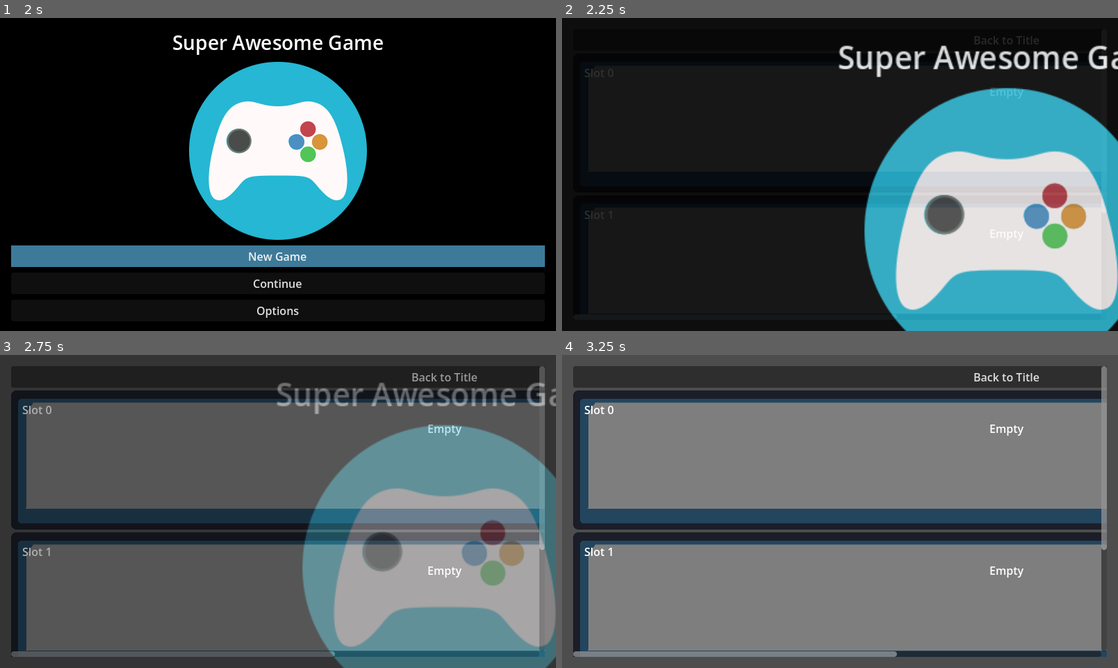
Above: before the commit, frames 1-4 (two rows, left to right).
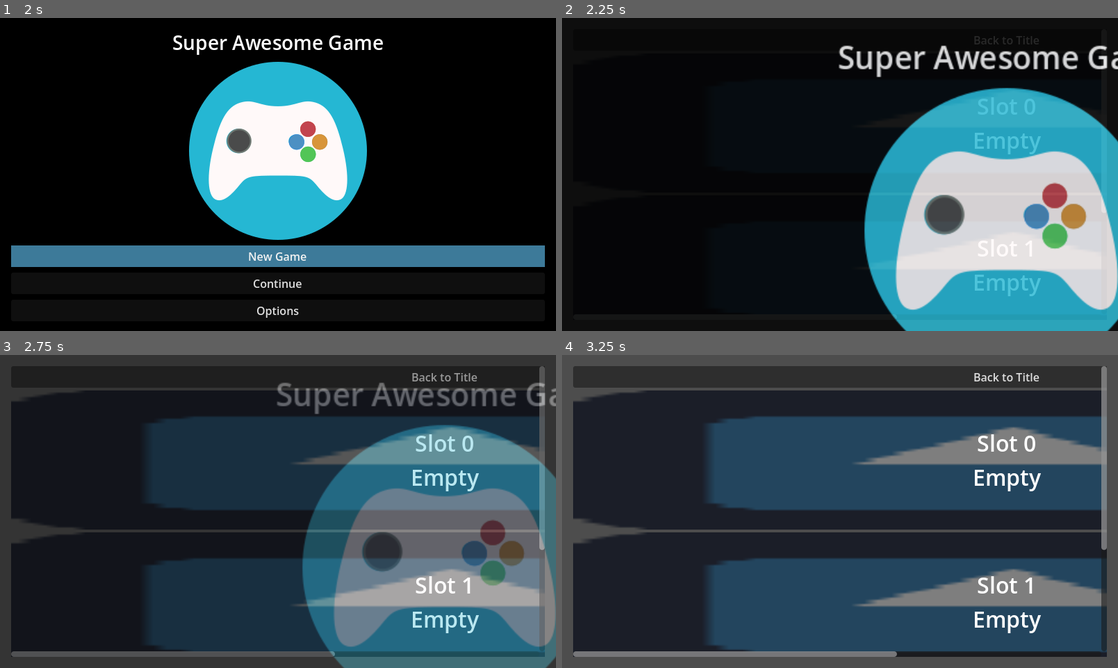
Above: after the commit, the same moments.

Repository: nightblade9/turbo
Game: Godot game, scene res://contexts/pregame/scenes/GameLoaderScene.tscn
Two runs of this game, one before a commit and one after it. Both use one fixed random seed, a clock stepped at 60 frames per second and the inputs below. The engine's default icon, where the game draws it, is replaced by a stand-in: a white triangle on a blue panel in a dark square.
Inputs:
- Up to frame 1 (2 s): click "New Game" at 0.5 s; click "New Game" at 1.25 s
- Up to frame 2 (2.25 s): click "Continue" at 2 s
- Up to frame 3 (2.75 s): no input
- Up to frame 4 (3.25 s): tap Enter at 2.75 s

Frame 1 is identical in both runs. In frame 2, 0.2% of the frame differs, in the area x 4-83%, y 16-71%; in frame 3, 65%; in frame 4, 66%, in the area x 2-98%, y 11-97%.

Commit message:
Save slot: has a load button, visible if data exists.

Diff:
--- a/source/contexts/save/SaveSlot.gd
+++ b/source/contexts/save/SaveSlot.gd
@@ -1,12 +1,13 @@
-extends NinePatchRect
+extends TextureRect
 
 const SaveData = preload("res://contexts/save/SaveData.gd")
 
 const _GAME_TIME_LABEL:String = "%s hour(s), %s minute(s)"
 
-@onready var _slot_label = $MarginContainer/VBoxContainer/SlotLabel
+@onready var _slot_label = $MarginContainer/VBoxContainer/HBoxContainer/SlotLabel
 @onready var _main_label = $MarginContainer/VBoxContainer/CenterContainer/MainLabel
 @onready var _time_label = $MarginContainer/VBoxContainer/TimeLabel
+@onready var _load_button = $MarginContainer/VBoxContainer/HBoxContainer/LoadButton
 
 # Called after _ready
 func initialize(save_slot:String, save_data:SaveData) -> void:
@@ -17,8 +18,9 @@
 		var hours = minutes / 60
 		minutes = minutes % 60
 
-		_time_label.text = _GAME_TIME_LABEL % [hours, minutes] # TODO: hours, minutes from game
+		_time_label.text = _GAME_TIME_LABEL % [hours, minutes]
 		_main_label.text = "Actual save data"
 	else:
 		_main_label.text = "Empty"
 		_time_label.visible = false
+		_load_button.visible = false
--- a/source/contexts/save/SaveSlot.tscn
+++ b/source/contexts/save/SaveSlot.tscn
@@ -1,59 +1,60 @@
-[gd_scene load_steps=4 format=2]
+[gd_scene load_steps=4 format=3 uid="uid://c16n2t1tmp8y6"]
 
-[ext_resource path="res://icon.png" type="Texture2D" id=1]
-[ext_resource path="res://theme/HeadingsFont.tres" type="FontFile" id=2]
-[ext_resource path="res://contexts/save/SaveSlot.gd" type="Script" id=3]
+[ext_resource type="Texture2D" uid="uid://bmm16sxc4md27" path="res://icon.png" id="1"]
+[ext_resource type="FontFile" path="res://theme/HeadingsFont.tres" id="2"]
+[ext_resource type="Script" path="res://contexts/save/SaveSlot.gd" id="3"]
 
-[node name="SaveSlot" type="NinePatchRect"]
-self_modulate = Color( 0.494118, 0.494118, 0.494118, 1 )
+[node name="SaveSlot" type="TextureRect"]
+self_modulate = Color(0.494118, 0.494118, 0.494118, 1)
+custom_minimum_size = Vector2(1248, 200)
+anchors_preset = 15
 anchor_right = 1.0
 anchor_bottom = 1.0
 offset_right = -680.0
 offset_bottom = -470.0
-custom_minimum_size = Vector2( 1248, 200 )
-texture = ExtResource( 1 )
-patch_margin_left = 32
-patch_margin_top = 32
-patch_margin_right = 32
-patch_margin_bottom = 32
-script = ExtResource( 3 )
+texture = ExtResource("1")
+script = ExtResource("3")
 
 [node name="MarginContainer" type="MarginContainer" parent="."]
+layout_mode = 0
 anchor_right = 1.0
 anchor_bottom = 1.0
+theme_override_constants/margin_left = 16
+theme_override_constants/margin_top = 16
 theme_override_constants/margin_right = 16
-theme_override_constants/margin_top = 16
-theme_override_constants/margin_left = 16
 theme_override_constants/margin_bottom = 16
 
 [node name="VBoxContainer" type="VBoxContainer" parent="MarginContainer"]
-offset_left = 16.0
-offset_top = 16.0
-offset_right = 1232.0
-offset_bottom = 234.0
+layout_mode = 2
+alignment = 1
 
-[node name="SlotLabel" type="Label" parent="MarginContainer/VBoxContainer"]
-offset_right = 1216.0
-offset_bottom = 39.0
+[node name="HBoxContainer" type="HBoxContainer" parent="MarginContainer/VBoxContainer"]
+layout_mode = 2
+theme_override_constants/separation = 32
+alignment = 1
+
+[node name="SlotLabel" type="Label" parent="MarginContainer/VBoxContainer/HBoxContainer"]
+layout_mode = 2
+theme_override_font_sizes/font_size = 32
 text = "Slot 0"
-valign = 2
+
+[node name="LoadButton" type="Button" parent="MarginContainer/VBoxContainer/HBoxContainer"]
+unique_name_in_owner = true
+layout_mode = 2
+theme_override_font_sizes/font_size = 32
+text = "Load"
 
 [node name="CenterContainer" type="CenterContainer" parent="MarginContainer/VBoxContainer"]
-offset_top = 43.0
-offset_right = 1216.0
-offset_bottom = 142.0
+layout_mode = 2
 
 [node name="MainLabel" type="Label" parent="MarginContainer/VBoxContainer/CenterContainer"]
-offset_left = 497.0
-offset_right = 718.0
-offset_bottom = 99.0
-theme_override_fonts/font = ExtResource( 2 )
+layout_mode = 2
+theme_override_fonts/font = ExtResource("2")
+theme_override_font_sizes/font_size = 32
 text = "Empty"
-align = 1
 
 [node name="TimeLabel" type="Label" parent="MarginContainer/VBoxContainer"]
-offset_top = 146.0
-offset_right = 1216.0
-offset_bottom = 185.0
+layout_mode = 2
+theme_override_font_sizes/font_size = 32
 text = "Game time: 0:00"
-valign = 2
+horizontal_alignment = 1
